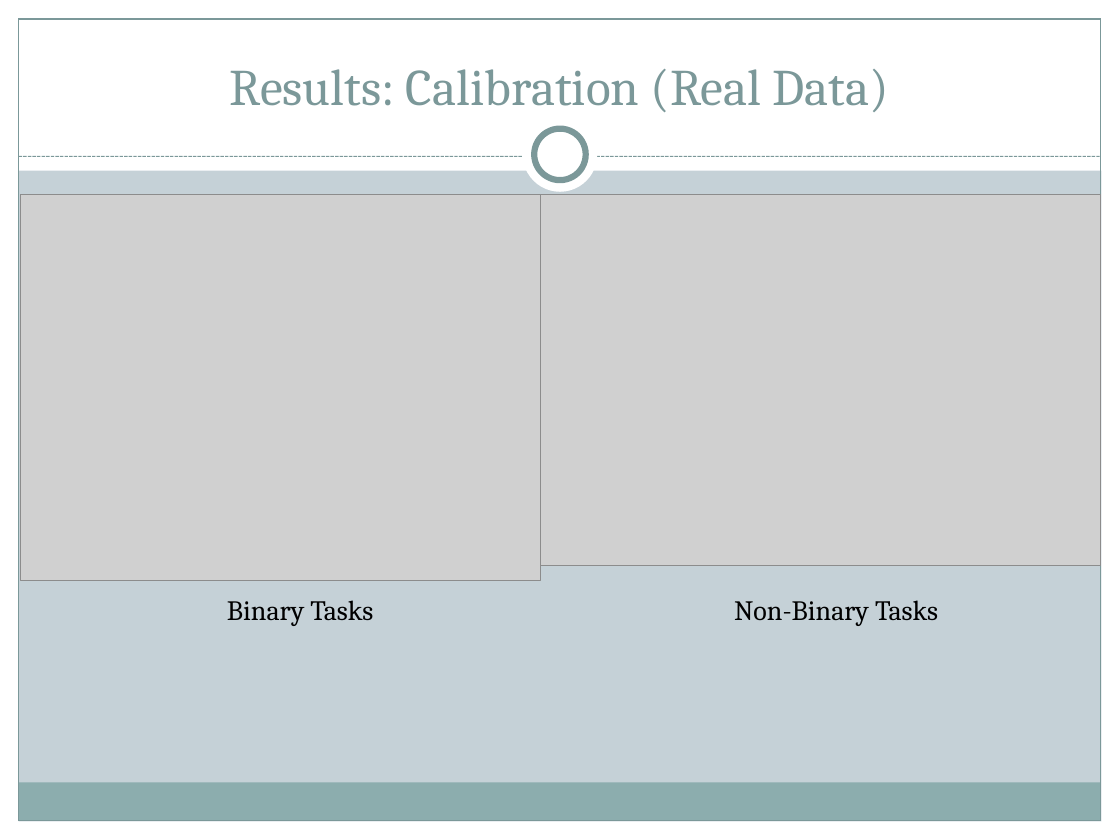
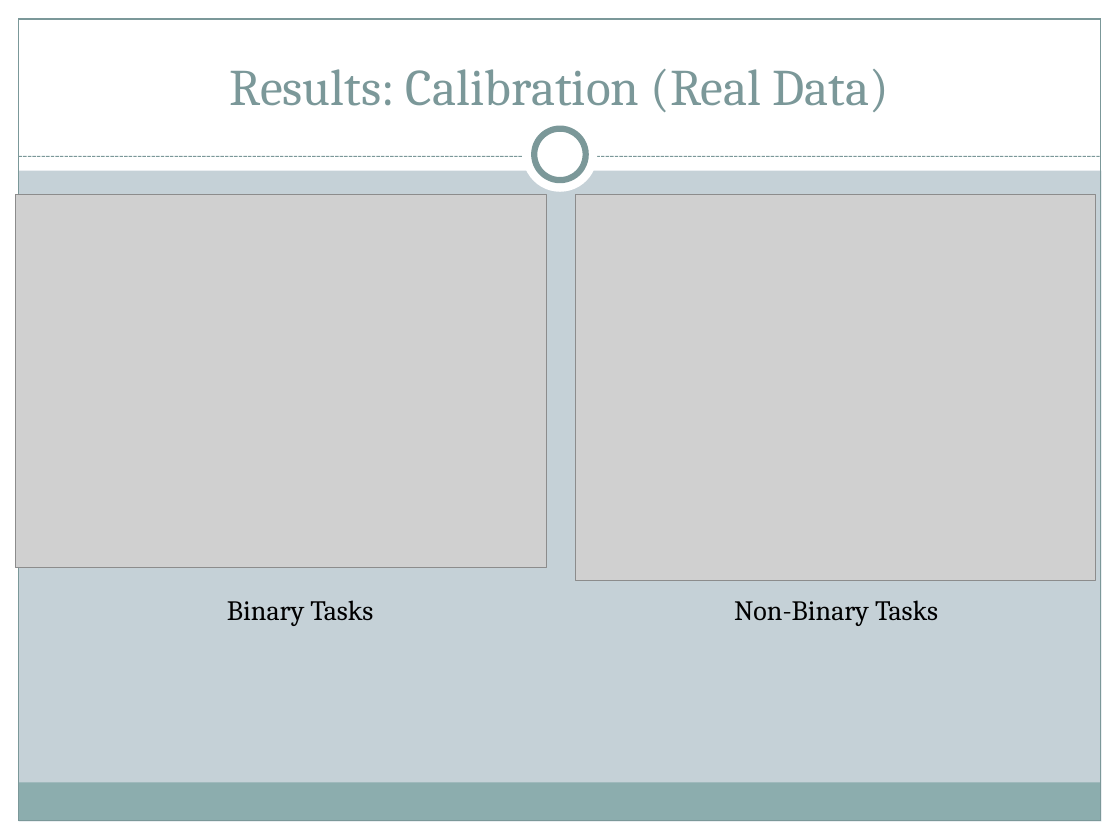
Before and after one commit to brahmaneya/WorkerEvaluationGeneral, a slide deck: slide 18 of Presentation/WorkerEval.pptx (slide 14 before the commit). Drawn at 1120x840 pixels with LibreOffice and Linux fonts; fonts in the diff are those of the drawing; grey boxes stand for pictures. Boxes give left, top, right and bottom in pixels: in the first picture for what was removed or moved away, otherwise in the second. Text is boxed around its words. In the diff, an @@ line names an element or a change of style, - is before the commit and + after.

```diff
--- a/Presentation/WorkerEval.pptx
+++ b/Presentation/WorkerEval.pptx
@@ picture added at [16,195,548,568] @@
@@ picture removed at [541,195,1101,566] @@
@@ picture: place and size @@
-picture at [20,195,541,580]
+picture at [576,195,1096,580]
```
Also in this commit, not shown: 4 other slides changed, 5 slides added, 1 slide removed.
